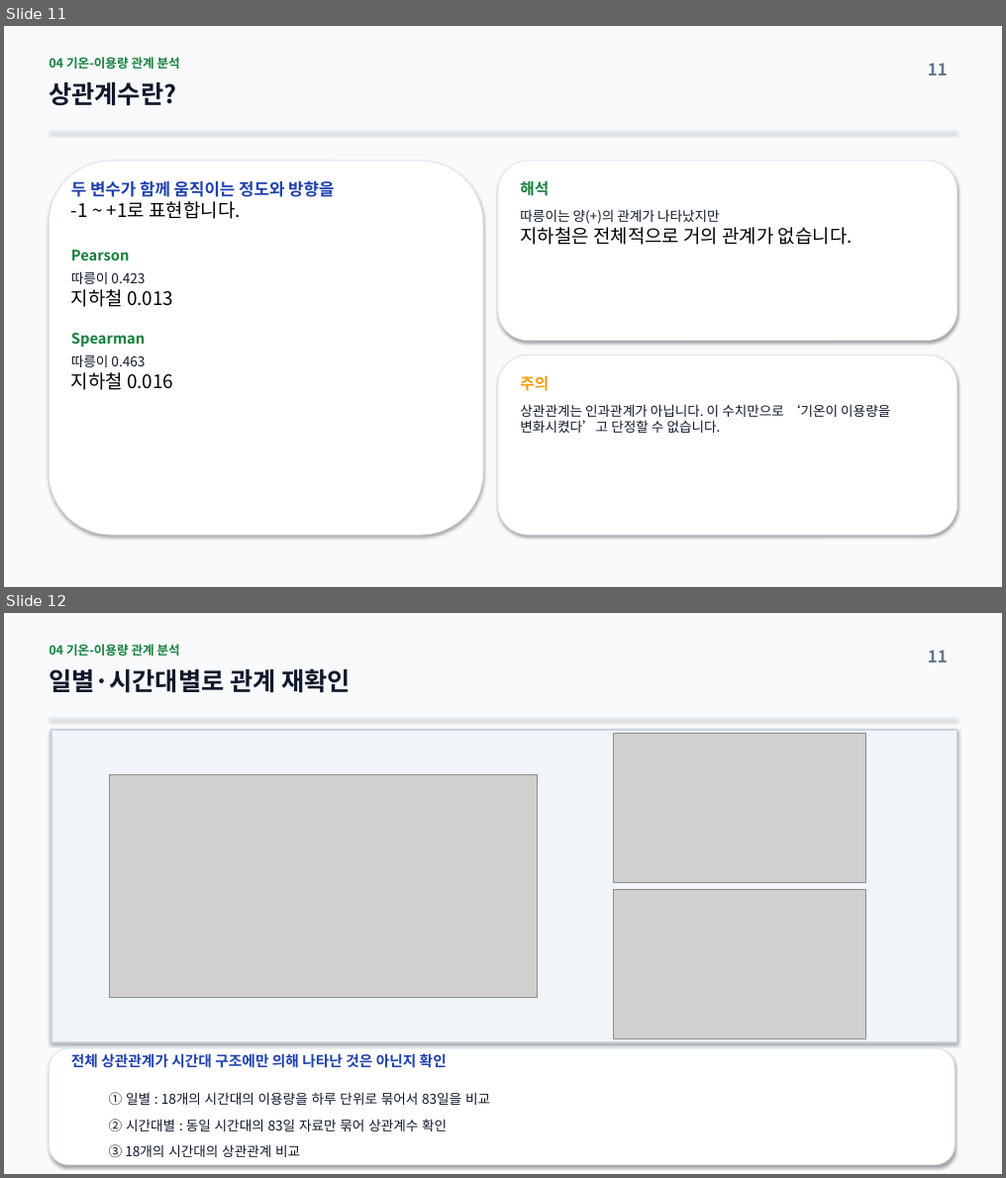
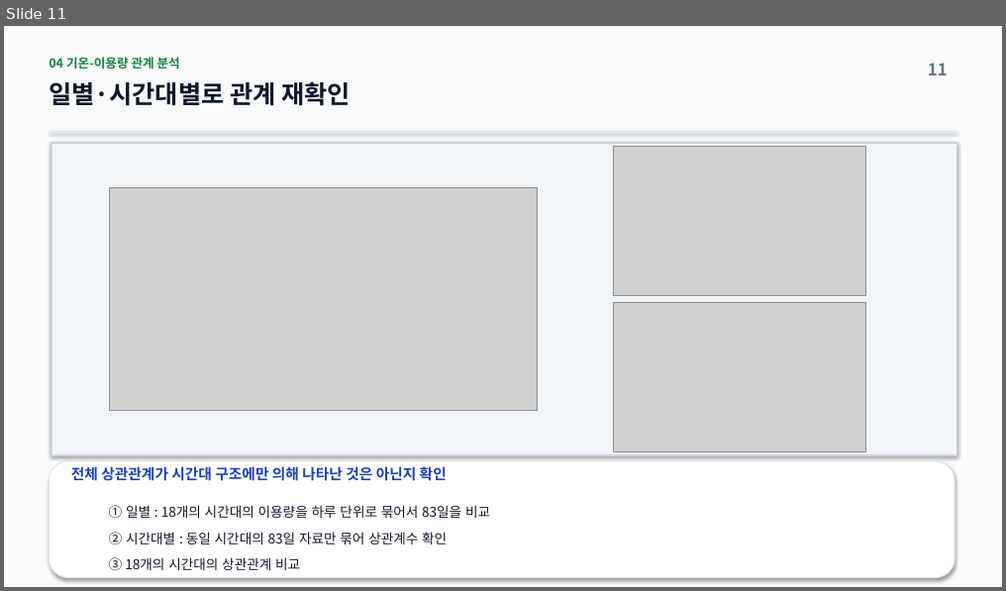
Before and after one commit to tykwon-git/tyk_python_project, a slide deck: 기온에_따른_서울시_따릉이_지하철_분석.pptx. Shown one above the other, each under a label of ours: slides 11 and 12 before the commit, slide 11 after it. The pictures are 1006x1178 and 1006x591 pixels, drawn with LibreOffice and Linux fonts; fonts in the diff are those of the drawing; grey boxes stand for pictures. Boxes give left, top, right and bottom in pixels: in the first picture for what was removed or moved away, otherwise in the second. Text is boxed around its words. In the diff, an @@ line names an element or a change of style, - is before the commit and + after.

```diff
--- a/기온에_따른_서울시_따릉이_지하철_분석.pptx
+++ b/기온에_따른_서울시_따릉이_지하철_분석.pptx
@@ slide 11 removed at (4, 26, 1002, 587), background #F8FAFC @@
@@ text removed at (49, 57, 180, 69) @@
-04 기온-이용량 관계 분석
@@ text removed at (49, 82, 176, 106) @@
-상관계수란?
@@ text removed at (928, 63, 947, 76) @@
-11
@@ rectangle removed at (49, 131, 957, 132) @@
@@ rounded rectangle removed at (49, 161, 483, 535) @@
@@ rounded rectangle removed at (498, 161, 957, 341) @@
@@ text removed at (71, 181, 334, 390) @@
-두 변수가 함께 움직이는 정도와 방향을
--1 ~ +1로 표현합니다.
-Pearson
-따릉이 0.423
-지하철 0.013
-Spearman
-따릉이 0.463
-지하철 0.016
@@ text removed at (520, 180, 852, 245) @@
-해석
-따릉이는 양(+)의 관계가 나타났지만
-지하철은 전체적으로 거의 관계가 없습니다.
@@ rounded rectangle removed at (498, 356, 957, 535) @@
@@ text removed at (520, 375, 890, 433) @@
-주의
-상관관계는 인과관계가 아닙니다. 이 수치만으로 ‘기온이 이용량을 변화시켰다’고 단정할 수 없습니다.
@@ what was slide 12 is now slide 11 @@
```
Also in this commit, not shown: 2 other files.
